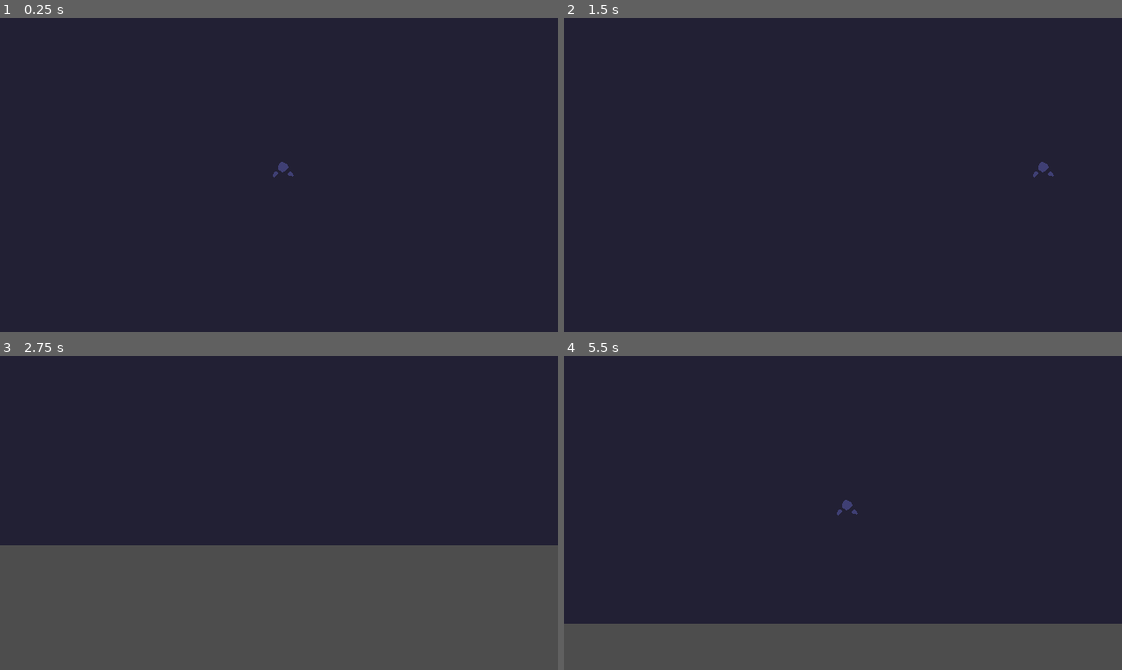
Above: before the commit, frames 1-4 (two rows, left to right).
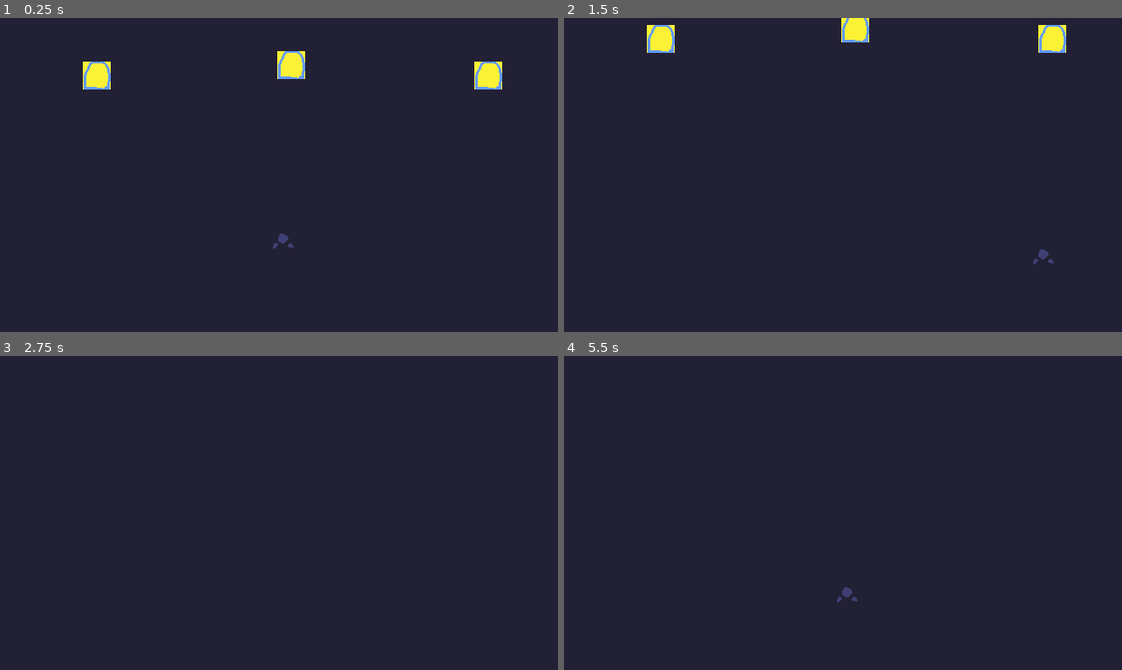
Above: after the commit, the same moments.

Repository: gwak-amole/untitleddreamgame
Game: Godot game, scene res://scenes/proto_dreamscape.tscn
The game is run twice, just before and just after one commit, with the same random seed, the same clock (stepped at 60 frames per second) and the same inputs. The project has no main scene, so this scene is started directly.
Inputs (mouse positions are in pixels of both pictures, inside the frame that each line leads up to):
- Up to frame 1 (0.25 s): no input
- Up to frame 2 (1.5 s): tap Enter at 0.5 s; move the mouse to (965, 159) at 0.52 s; hold Right (ui_right) 0.53-1.28 s; tap Alt at 0.6 s; click (965, 159) at 0.67 s; move the mouse to (731, 190) at 1.27 s; hold Down (ui_down) from 1.28 s (still down); tap Shift at 1.35 s
- Up to frame 3 (2.75 s): move the mouse to (334, 443) at 2.02 s; release Down (ui_down) at 2.03 s; hold Right (ui_right) from 2.03 s (still down); tap Alt at 2.1 s
- Up to frame 4 (5.5 s): tap Space at 2.75 s; move the mouse to (815, 575) at 2.77 s; release Right (ui_right) at 2.78 s; hold Up (ui_up) 2.78-3.53 s; tap Shift at 2.85, 4.35 s; click (815, 575) at 2.92 s; move the mouse to (1010, 560) at 3.52 s; hold Left (ui_left) 3.53-5.03 s; tap Alt at 3.6, 5.1 s; move the mouse to (675, 465) at 4.27 s; move the mouse to (870, 513) at 5.02 s; hold Down (ui_down) from 5.03 s (still down); click (870, 513) at 5.17 s

The runs differ from the first frame. In frame 1, 1.5% of the frame differs, in the area x 14-90%, y 10-74%; in frame 2, 1.4%; in frame 3, 40%, in the area x 0-100%, y 60-100%; in frame 4, 15%.

Commit message:
Add camera moving up animation

Diff:
--- a/scenes/proto_dreamscape.tscn
+++ b/scenes/proto_dreamscape.tscn
@@ -5,6 +5,42 @@
 [ext_resource type="PackedScene" uid="uid://t14dg0pwt78r" path="res://scenes/door.tscn" id="2_waeex"]
 [ext_resource type="PackedScene" uid="uid://c850hofmrkirh" path="res://scenes/proto_player.tscn" id="3_exk5y"]
 [ext_resource type="Script" uid="uid://cgtb5pv2nja2k" path="res://scripts/camera_2d.gd" id="4_bq7m3"]
+
+[sub_resource type="Animation" id="Animation_c0rc8"]
+length = 0.001
+tracks/0/type = "value"
+tracks/0/imported = false
+tracks/0/enabled = true
+tracks/0/path = NodePath("Camera2D:position")
+tracks/0/interp = 1
+tracks/0/loop_wrap = true
+tracks/0/keys = {
+"times": PackedFloat32Array(0),
+"transitions": PackedFloat32Array(1),
+"update": 0,
+"values": [Vector2(320, 181)]
+}
+
+[sub_resource type="Animation" id="Animation_obtbl"]
+resource_name = "move_camera_dream2"
+tracks/0/type = "value"
+tracks/0/imported = false
+tracks/0/enabled = true
+tracks/0/path = NodePath("Camera2D:position")
+tracks/0/interp = 1
+tracks/0/loop_wrap = true
+tracks/0/keys = {
+"times": PackedFloat32Array(0, 1),
+"transitions": PackedFloat32Array(1, 1),
+"update": 0,
+"values": [Vector2(320, 180), Vector2(320, 0)]
+}
+
+[sub_resource type="AnimationLibrary" id="AnimationLibrary_jbpxa"]
+_data = {
+&"RESET": SubResource("Animation_c0rc8"),
+&"move_camera_dream2": SubResource("Animation_obtbl")
+}
 
 [node name="proto_dreamscape" type="Node2D" unique_id=1967923923 node_paths=PackedStringArray("dream1", "dream2", "door3")]
 script = ExtResource("1_c0rc8")
@@ -32,7 +68,12 @@
 [node name="proto_player" parent="." unique_id=2142661710 instance=ExtResource("3_exk5y")]
 position = Vector2(324, 282)
 
-[node name="Camera2D" type="Camera2D" parent="." unique_id=2010298161 node_paths=PackedStringArray("player")]
-position = Vector2(320, 287)
+[node name="Camera2D" type="Camera2D" parent="." unique_id=2010298161 node_paths=PackedStringArray("player", "door3", "anim")]
+position = Vector2(320, 181)
 script = ExtResource("4_bq7m3")
 player = NodePath("../proto_player")
+door3 = NodePath("../door3")
+anim = NodePath("../AnimationPlayer")
+
+[node name="AnimationPlayer" type="AnimationPlayer" parent="." unique_id=1095452230]
+libraries/ = SubResource("AnimationLibrary_jbpxa")
--- a/scripts/camera_2d.gd
+++ b/scripts/camera_2d.gd
@@ -1,15 +1,28 @@
 extends Camera2D
 
 @export var player: CharacterBody2D
+@export var door3: RigidBody2D
+@export var anim: AnimationPlayer
 
+var cooldown = false
+
+var max_height = 200
+var old_pos_y: float
 # Called when the node enters the scene tree for the first time.
 func _ready() -> void:
-	pass
+	door3.connect("found_dream", reveal_dream2)
 
 
 # Called every frame. 'delta' is the elapsed time since the previous frame.
 func _process(delta: float) -> void:
-	if player:
-		position.y = player.position.y
+	if player && !cooldown:
+		position.y = player.position.y - 100
 
 		position.x = clampf(position.x, 0, 640)
+		position.y = clampf(position.y, max_height, 360)
+
+func reveal_dream2():
+	old_pos_y = position.y
+	max_height = -200
+	anim.play("move_camera_dream2")
+	await anim.animation_finished
